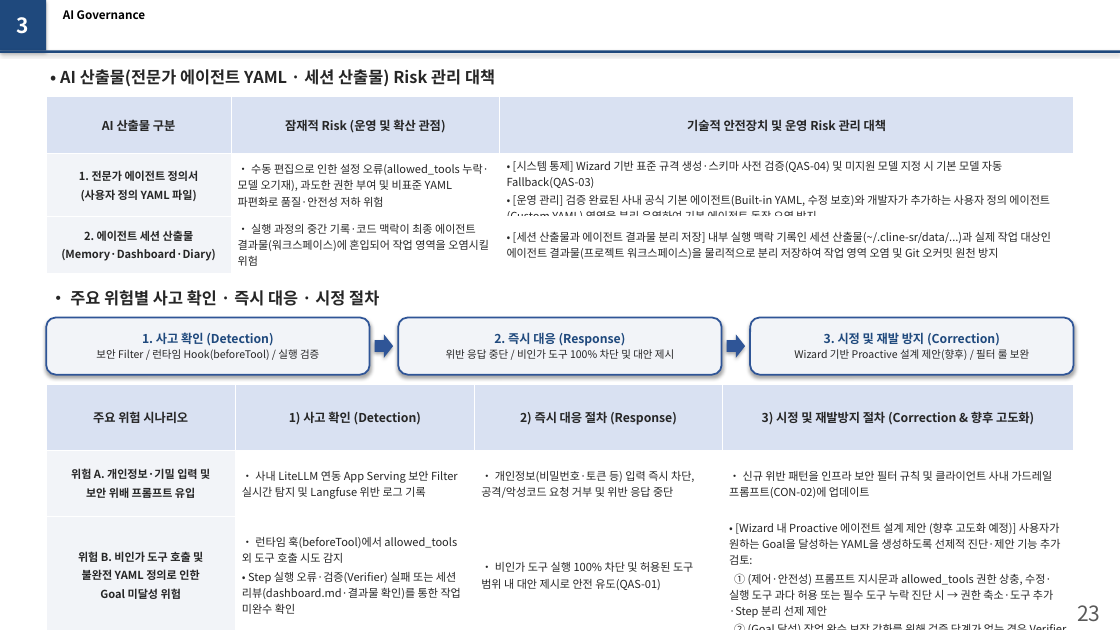
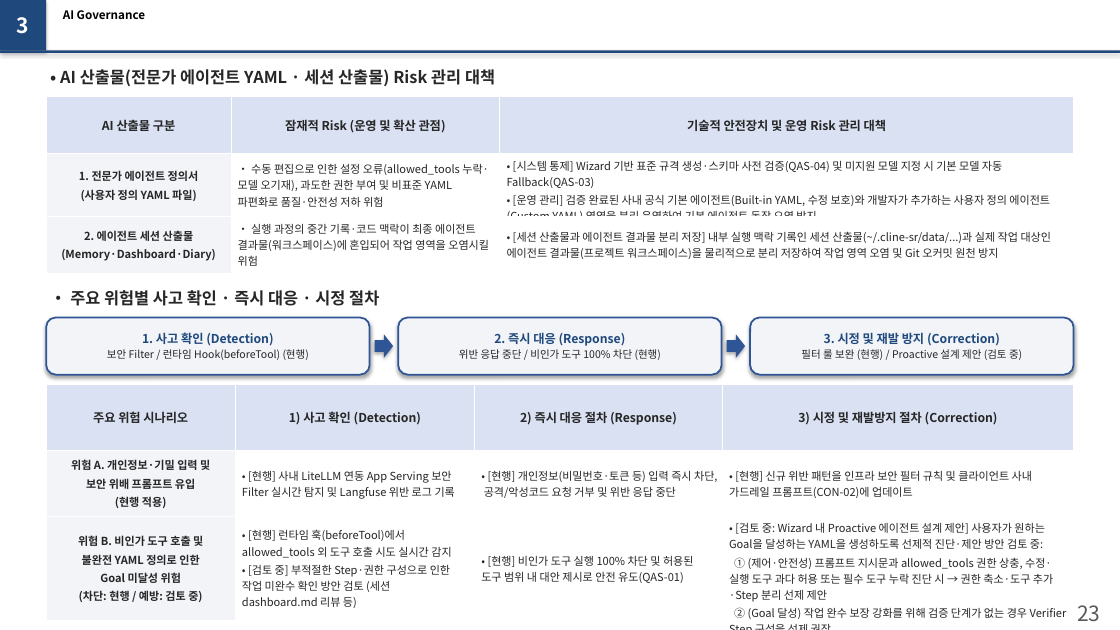
Before and after one commit to misjin05/playground, a slide deck: slide 2 of AIS/Reports/Slide22_23_Update.pptx. Drawn at 1120x630 pixels with LibreOffice and Linux fonts; fonts in the diff are those of the drawing. Boxes give left, top, right and bottom in pixels: in the first picture for what was removed or moved away, otherwise in the second. Text is boxed around its words. In the diff, an @@ line names an element or a change of style, - is before the commit and + after.

```diff
--- a/AIS/Reports/Slide22_23_Update.pptx
+++ b/AIS/Reports/Slide22_23_Update.pptx
@@ text in rounded rectangle at box(107, 349, 309, 360): text changed @@
-보안 Filter / 런타임 Hook(beforeTool) / 실행 검증
+보안 Filter / 런타임 Hook(beforeTool) (현행)
@@ text in rounded rectangle at box(459, 349, 661, 360): text changed @@
-위반 응답 중단 / 비인가 도구 100% 차단 및 대안 제시
+위반 응답 중단 / 비인가 도구 100% 차단 (현행)
@@ text in rounded rectangle at box(801, 349, 1022, 360): text changed @@
-Wizard 기반 Proactive 설계 제안(향후) / 필터 룰 보완
+필터 룰 보완 (현행) / Proactive 설계 제안 (검토 중)
@@ table at box(46, 385, 1074, 623) @@
-row 1, column 4: 3) 시정 및 재발방지 절차 (Correction & 향후 고도화)
+row 1, column 4: 3) 시정 및 재발방지 절차 (Correction)
-row 2: 위험 A. 개인정보·기밀 입력 및 / 보안 위배 프롬프트 유입 | • 사내 LiteLLM 연동 App Serving 보안 Filter 실시간 탐지 및 Langfuse 위반 로그 기록 | • 개인정보(비밀번호·토큰 등) 입력 즉시 차단, 공격/악성코드 요청 거부 및 위반 응답 중단 | • 신규 위반 패턴을 인프라 보안 필터 규칙 및 클라이언트 사내 가드레일 프롬프트(CON-02)에 업데이트
+row 2: 위험 A. 개인정보·기밀 입력 및 / 보안 위배 프롬프트 유입 / (현행 적용) | • [현행] 사내 LiteLLM 연동 App Serving 보안 Filter 실시간 탐지 및 Langfuse 위반 로그 기록 | • [현행] 개인정보(비밀번호·토큰 등) 입력 즉시 차단, 공격/악성코드 요청 거부 및 위반 응답 중단 | • [현행] 신규 위반 패턴을 인프라 보안 필터 규칙 및 클라이언트 사내 가드레일 프롬프트(CON-02)에 업데이트
-row 3: 위험 B. 비인가 도구 호출 및 / 불완전 YAML 정의로 인한 / Goal 미달성 위험 | • 런타임 훅(beforeTool)에서 allowed_tools 외 도구 호출 시도 감지 / • Step 실행 오류·검증(Verifier) 실패 또는 세션 리뷰(dashboard.md·결과물 확인)를 통한 작업 미완수 확인 | • 비인가 도구 실행 100% 차단 및 허용된 도구 범위 내 대안 제시로 안전 유도(QAS-01) | • [Wizard 내 Proactive 에이전트 설계 제안 (향후 고도화 예정)] 사용자가 원하는 Goal을 달성하는 YAML을 생성하도록 선제적 진단·제안 기능 추가 검토: / ① (제어·안전성) 프롬프트 지시문과 allowed_tools 권한 상충, 수정·실행 도구 과다 허용 또는 필수 도구 누락 진단 시 → 권한 축소·도구 추가·Step 분리 선제 제안 / ② (Goal 달성) 작업 완수 보장 강화를 위해 검증 단계가 없는 경우 Verifier Step 구성을 선제 권장
+row 3: 위험 B. 비인가 도구 호출 및 / 불완전 YAML 정의로 인한 / Goal 미달성 위험 / (차단: 현행 / 예방: 검토 중) | • [현행] 런타임 훅(beforeTool)에서 allowed_tools 외 도구 호출 시도 실시간 감지 / • [검토 중] 부적절한 Step·권한 구성으로 인한 작업 미완수 확인 방안 검토 (세션 dashboard.md 리뷰 등) | • [현행] 비인가 도구 실행 100% 차단 및 허용된 도구 범위 내 대안 제시로 안전 유도(QAS-01) | • [검토 중: Wizard 내 Proactive 에이전트 설계 제안] 사용자가 원하는 Goal을 달성하는 YAML을 생성하도록 선제적 진단·제안 방안 검토 중: / ① (제어·안전성) 프롬프트 지시문과 allowed_tools 권한 상충, 수정·실행 도구 과다 허용 또는 필수 도구 누락 진단 시 → 권한 축소·도구 추가·Step 분리 선제 제안 / ② (Goal 달성) 작업 완수 보장 강화를 위해 검증 단계가 없는 경우 Verifier Step 구성을 선제 권장
```
Also in this commit, not shown: 1 other file.
